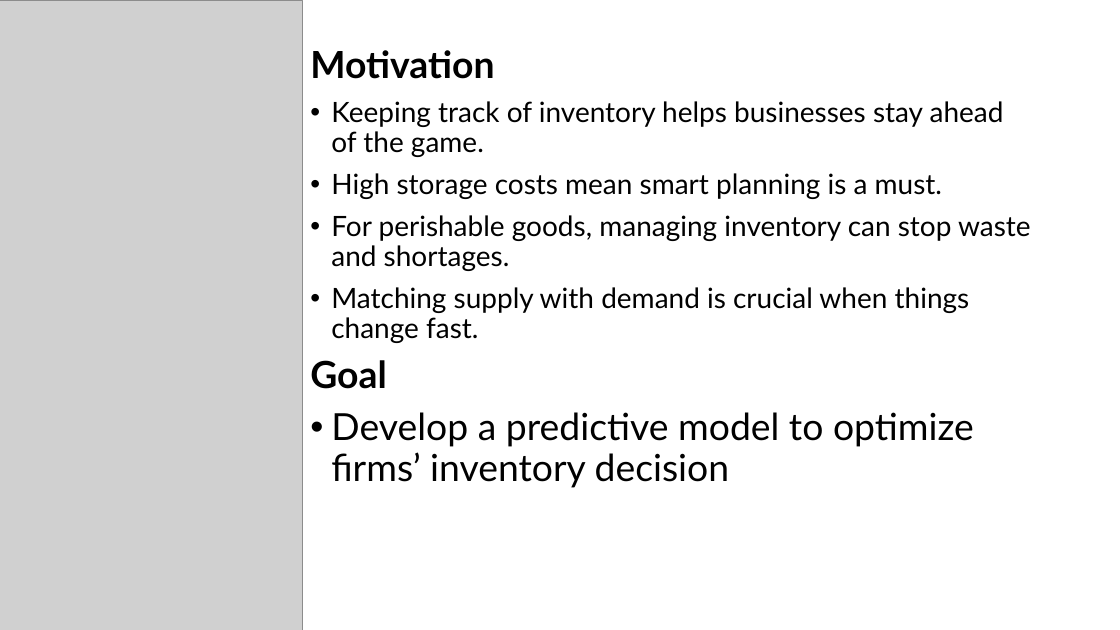
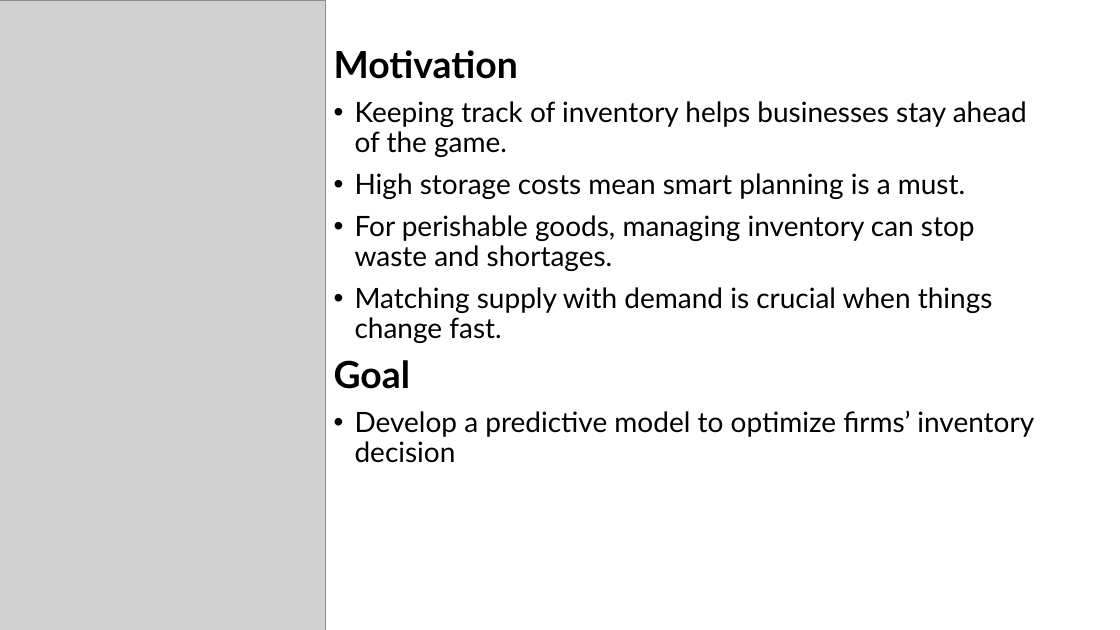
Before and after one commit to ElliotBlackstone/EWinter25_Product_Inventory, a slide deck: slide 2 of Predicting product demand.pptx. Drawn at 1120x630 pixels with LibreOffice and Linux fonts; fonts in the diff are those of the drawing; grey boxes stand for pictures. Boxes give left, top, right and bottom in pixels: in the first picture for what was removed or moved away, otherwise in the second. Text is boxed around its words. In the diff, an @@ line names an element or a change of style, - is before the commit and + after.

Commit message:
updated motivation

```diff
--- a/Predicting product demand.pptx
+++ b/Predicting product demand.pptx
@@ picture: place and size @@
-picture at [0,0,302,630]
+picture at [0,0,325,630]
@@ text "Motivation": place and size @@
-text "Motivation" at [310,50,1031,488]
+text "Motivation" at [334,50,1034,463]
@@ text at [355,411,1034,463]: size 32 to 24 pt in "Develop a predictive model to optimize firms’ ..." @@
```
